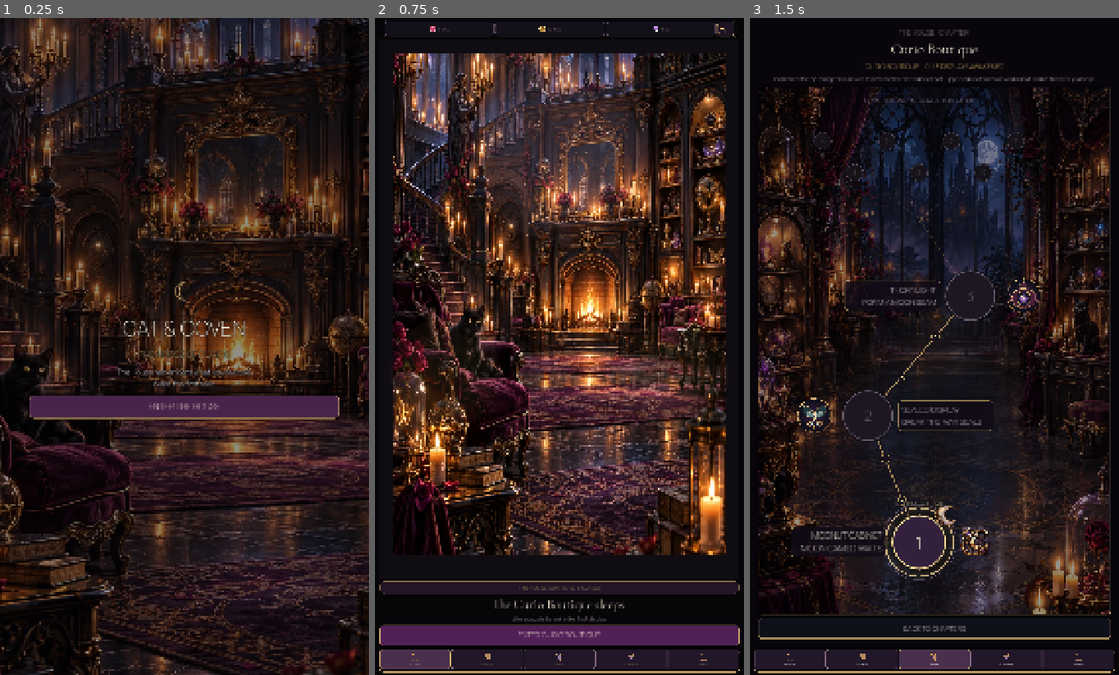
Above: before the commit, frames 1-3 (left to right).
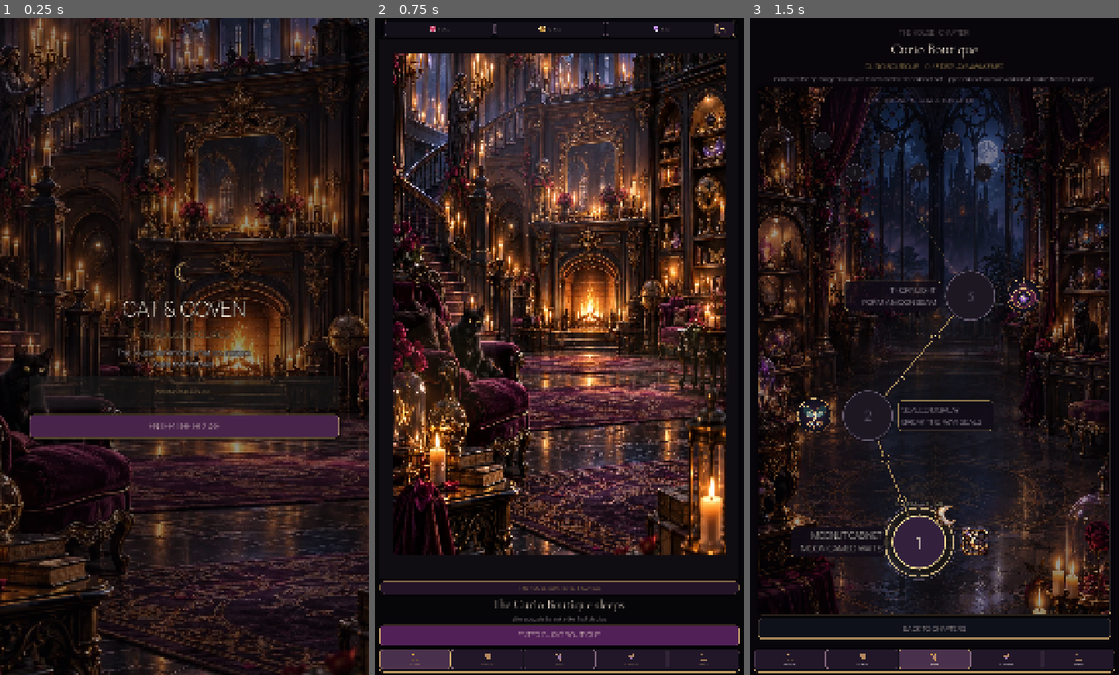
Above: after the commit, the same moments.

Repository: Jay-prodesign/akilta-match3
Game: Godot game, scene res://src/app/app_bootstrap.tscn
Two runs of this game, one before a commit and one after it. Both use one fixed random seed, a clock stepped at 60 frames per second and the inputs below.
Inputs:
- Up to frame 1 (0.25 s): no input
- Up to frame 2 (0.75 s): click "ENTER THE HOUSE" at 0.5 s
- Up to frame 3 (1.5 s): click "ENTER CURIO BOUTIQUE" at 1.25 s

The runs differ from the first frame. In frame 1, 6.9% of the frame differs, in the area x 8-93%, y 37-65%; in frame 2, nothing differs; in frame 3, nothing differs.
Error in both runs: Invalid assignment of property or key 'visible' with value of type 'bool' on a base object of type 'null instance'. (res://src/ui/splash/splash_screen.gd:30)

Commit message:
Add Splash loading and recovery slots

Diff:
--- a/src/ui/splash/splash_screen.tscn
+++ b/src/ui/splash/splash_screen.tscn
@@ -67,6 +67,35 @@
 horizontal_alignment = 1
 autowrap_mode = 2
 
+[node name="BootState" type="PanelContainer" parent="Layout"]
+custom_minimum_size = Vector2(0, 96)
+layout_mode = 2
+
+[node name="StateContent" type="VBoxContainer" parent="Layout/BootState"]
+layout_mode = 2
+theme_override_constants/separation = 8
+alignment = 1
+
+[node name="Progress" type="Label" parent="Layout/BootState/StateContent"]
+layout_mode = 2
+theme_override_colors/font_color = Color(0.835, 0.678, 0.439, 1)
+theme_override_colors/font_outline_color = Color(0.015, 0.01, 0.022, 0.96)
+theme_override_constants/outline_size = 4
+theme_override_font_sizes/font_size = 18
+text = "WAKING THE HOUSE…"
+horizontal_alignment = 1
+
+[node name="RecoveryMessage" type="Label" parent="Layout/BootState/StateContent"]
+visible = false
+layout_mode = 2
+theme_override_colors/font_color = Color(0.94, 0.88, 0.86, 1)
+theme_override_colors/font_outline_color = Color(0.015, 0.01, 0.022, 0.96)
+theme_override_constants/outline_size = 3
+theme_override_font_sizes/font_size = 16
+text = "A local save issue was recovered."
+horizontal_alignment = 1
+autowrap_mode = 2
+
 [node name="Enter" type="Button" parent="Layout"]
 custom_minimum_size = Vector2(0, 68)
 layout_mode = 2
